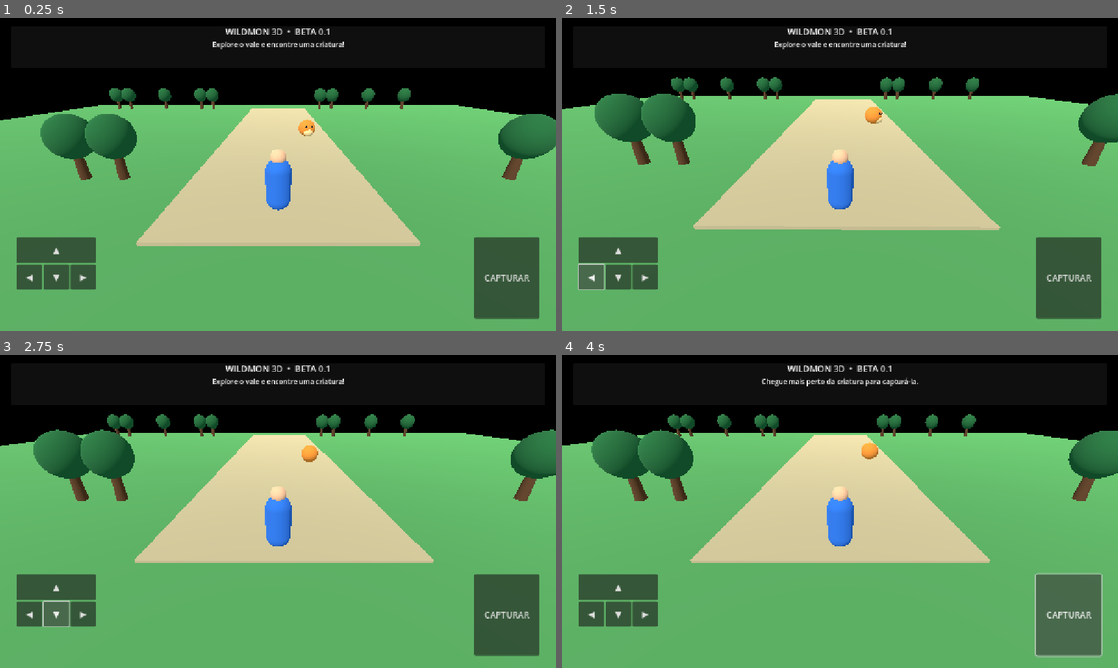
Above: before the commit, frames 1-4 (two rows, left to right).
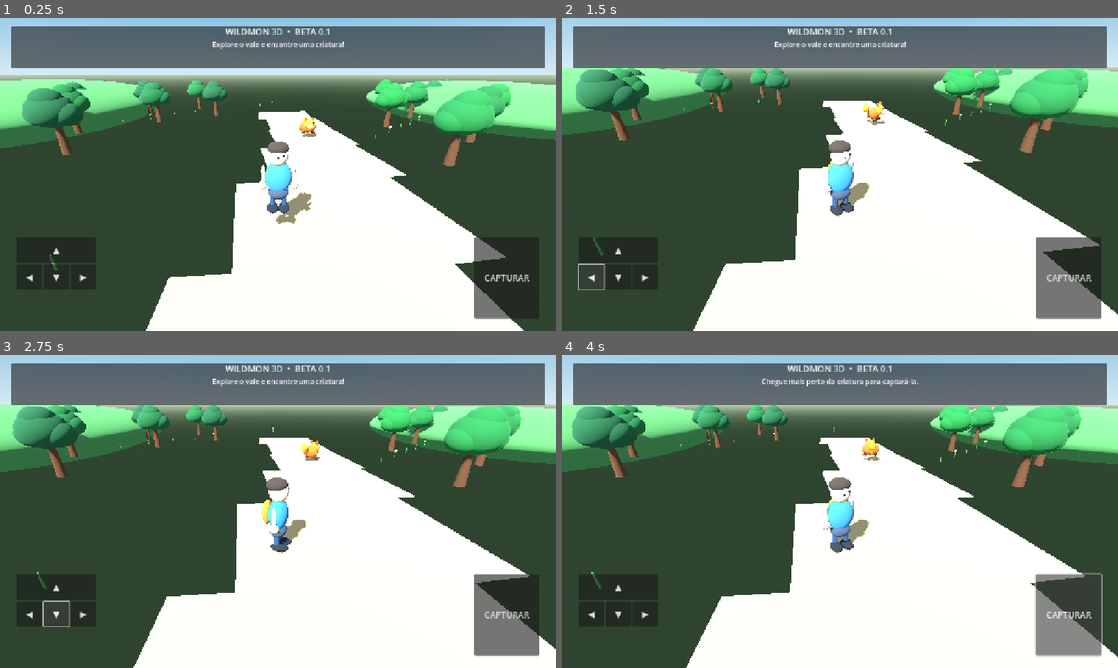
Above: after the commit, the same moments.

Repository: ealvim07-gif/wildmon-3d
Game: Godot game, scene res://scenes/main.tscn
The game is run twice, just before and just after one commit, with the same random seed, the same clock (stepped at 60 frames per second) and the same inputs.
Inputs:
- Up to frame 1 (0.25 s): no input
- Up to frame 2 (1.5 s): click "▲" at 0.5 s; click "◀" at 1.25 s
- Up to frame 3 (2.75 s): click "▼" at 2 s
- Up to frame 4 (4 s): click "▶" at 2.75 s; click "CAPTURAR" at 3.5 s

The runs differ from the first frame. In frame 1, 98% of the frame differs, in the area x 0-100%, y 0-100%; in frame 2, 98%; in frame 3, 98%; in frame 4, 98%.

Commit message:
Upgrade Wildmon 3D world, explorer and creature visuals

Diff:
--- a/scripts/game.gd
+++ b/scripts/game.gd
@@ -74,55 +74,142 @@
 	var world_env := WorldEnvironment.new()
 	var env := Environment.new()
 	env.background_mode = Environment.BG_SKY
-	env.sky = Sky.new()
+	var sky := Sky.new()
+	var sky_mat := ProceduralSkyMaterial.new()
+	sky_mat.sky_top_color = Color(0.20, 0.48, 0.72)
+	sky_mat.sky_horizon_color = Color(0.72, 0.84, 0.91)
+	sky_mat.ground_bottom_color = Color(0.16, 0.22, 0.16)
+	sky_mat.ground_horizon_color = Color(0.62, 0.70, 0.59)
+	sky.sky_material = sky_mat
+	env.sky = sky
 	env.ambient_light_source = Environment.AMBIENT_SOURCE_COLOR
-	env.ambient_light_color = Color(0.78, 0.86, 0.96)
-	env.ambient_light_energy = 0.8
+	env.ambient_light_color = Color(0.72, 0.82, 0.91)
+	env.ambient_light_energy = 0.9
+	env.tonemap_mode = Environment.TONE_MAPPER_FILMIC
 	world_env.environment = env
 	add_child(world_env)
 
 	var sun := DirectionalLight3D.new()
 	sun.rotation_degrees = Vector3(-48, -28, 0)
-	sun.light_energy = 1.15
+	sun.light_energy = 1.35
+	sun.shadow_enabled = true
+	sun.directional_shadow_max_distance = 55.0
 	add_child(sun)
 
-	_add_box(self, Vector3(0, -0.35, 0), Vector3(70, 0.5, 70), Color(0.30, 0.58, 0.30), true)
-	_add_box(self, Vector3(0, -0.05, -12), Vector3(9, 0.12, 34), Color(0.72, 0.66, 0.48), false)
-	for i in range(22):
-		var px := float((i * 17) % 54) - 27.0
-		var pz := float((i * 29) % 58) - 29.0
-		if abs(px) < 7.0 and pz < 8.0 and pz > -30.0:
+	var ground := MeshInstance3D.new()
+	var ground_mesh := PlaneMesh.new()
+	ground_mesh.size = Vector2(76, 76)
+	ground.mesh = ground_mesh
+	ground.rotation.x = -PI / 2.0
+	ground.position.y = -0.12
+	ground.material_override = _mat(Color(0.29, 0.48, 0.25))
+	add_child(ground)
+	var ground_body := StaticBody3D.new()
+	ground_body.position.y = -0.32
+	add_child(ground_body)
+	var ground_shape := CollisionShape3D.new()
+	var ground_box := BoxShape3D.new()
+	ground_box.size = Vector3(76, 0.5, 76)
+	ground_shape.shape = ground_box
+	ground_body.add_child(ground_shape)
+
+	# A winding sandy trail, made from several low, overlapping sections.
+	for i in range(7):
+		var trail := MeshInstance3D.new()
+		var trail_mesh := BoxMesh.new()
+		trail_mesh.size = Vector3(7.0 + sin(float(i)) * 1.0, 0.035, 6.2)
+		trail.mesh = trail_mesh
+		trail.position = Vector3(sin(float(i) * 0.48) * 2.8, -0.075, 15.0 - float(i) * 6.0)
+		trail.rotation.y = sin(float(i) * 0.48) * 0.18
+		trail.material_override = _mat(Color(0.66, 0.56, 0.39))
+		add_child(trail)
+
+	# Soft rolling hills frame the playable clearing.
+	for hill_data in [
+		[Vector3(-29, 1.1, -20), Vector3(12, 3.2, 18)],
+		[Vector3(29, 1.0, -26), Vector3(14, 3.0, 20)],
+		[Vector3(-28, 0.8, 24), Vector3(15, 2.7, 17)],
+		[Vector3(28, 0.9, 22), Vector3(16, 3.0, 18)]
+	]:
+		var hill := MeshInstance3D.new()
+		var hill_mesh := SphereMesh.new()
+		hill_mesh.radius = 1.0
+		hill_mesh.height = 2.0
+		hill.mesh = hill_mesh
+		hill.position = hill_data[0]
+		hill.scale = hill_data[1]
+		hill.material_override = _mat(Color(0.25, 0.43, 0.24))
+		add_child(hill)
+
+	for i in range(38):
+		var px := float((i * 17) % 62) - 31.0
+		var pz := float((i * 29) % 66) - 33.0
+		if abs(px) < 8.0 and pz < 10.0 and pz > -32.0:
 			continue
 		_add_tree(Vector3(px, 0, pz))
+	for i in range(55):
+		var px := float((i * 13) % 64) - 32.0
+		var pz := float((i * 19) % 64) - 32.0
+		if abs(px) < 6.0 and pz < 10.0 and pz > -28.0:
+			continue
+		_add_plant(Vector3(px, 0, pz), i)
 
 func _add_tree(pos: Vector3) -> void:
 	var trunk := MeshInstance3D.new()
 	var trunk_mesh := CylinderMesh.new()
-	trunk_mesh.top_radius = 0.18
-	trunk_mesh.bottom_radius = 0.25
-	trunk_mesh.height = 1.7
+	trunk_mesh.top_radius = 0.16
+	trunk_mesh.bottom_radius = 0.28
+	trunk_mesh.height = 2.2
 	trunk.mesh = trunk_mesh
-	trunk.position = pos + Vector3(0, 0.85, 0)
-	trunk.material_override = _mat(Color(0.34, 0.22, 0.12))
+	trunk.position = pos + Vector3(0, 1.1, 0)
+	trunk.material_override = _mat(Color(0.30, 0.19, 0.11))
 	add_child(trunk)
-	var trunk_body := StaticBody3D.new()
-	trunk_body.position = pos + Vector3(0, 0.85, 0)
-	add_child(trunk_body)
-	var trunk_collision := CollisionShape3D.new()
-	var trunk_shape := CylinderShape3D.new()
-	trunk_shape.radius = 0.25
-	trunk_shape.height = 1.7
-	trunk_collision.shape = trunk_shape
-	trunk_body.add_child(trunk_collision)
-	var crown := MeshInstance3D.new()
-	var crown_mesh := SphereMesh.new()
-	crown_mesh.radius = 1.0
-	crown_mesh.height = 1.8
-	crown.mesh = crown_mesh
-	crown.scale = Vector3(1.0, 1.2, 1.0)
-	crown.position = pos + Vector3(0, 2.2, 0)
-	crown.material_override = _mat(Color(0.12, 0.38, 0.19))
-	add_child(crown)
+	var body := StaticBody3D.new()
+	body.position = pos + Vector3(0, 1.0, 0)
+	add_child(body)
+	var collision := CollisionShape3D.new()
+	var shape := CylinderShape3D.new()
+	shape.radius = 0.32
+	shape.height = 2.0
+	collision.shape = shape
+	body.add_child(collision)
+
+	for crown_data in [
+		[Vector3(0, 2.8, 0), 1.25],
+		[Vector3(-0.62, 2.55, 0.08), 0.86],
+		[Vector3(0.62, 2.58, -0.10), 0.92],
+		[Vector3(0.05, 3.42, 0.12), 0.84]
+	]:
+		var crown := MeshInstance3D.new()
+		var crown_mesh := SphereMesh.new()
+		crown_mesh.radius = 1.0
+		crown_mesh.height = 1.8
+		crown.mesh = crown_mesh
+		crown.position = pos + crown_data[0]
+		crown.scale = Vector3(crown_data[1], crown_data[1] * 0.92, crown_data[1])
+		crown.material_override = _mat(Color(0.13, 0.34 + float(int(pos.x * 10.0) % 3) * 0.025, 0.18))
+		add_child(crown)
+
+func _add_plant(pos: Vector3, seed: int) -> void:
+	var stem := MeshInstance3D.new()
+	var stem_mesh := CylinderMesh.new()
+	stem_mesh.top_radius = 0.025
+	stem_mesh.bottom_radius = 0.045
+	stem_mesh.height = 0.48
+	stem.mesh = stem_mesh
+	stem.position = pos + Vector3(0, 0.24, 0)
+	stem.material_override = _mat(Color(0.20, 0.38, 0.16))
+	add_child(stem)
+	if seed % 3 == 0:
+		var flower := MeshInstance3D.new()
+		var flower_mesh := SphereMesh.new()
+		flower_mesh.radius = 0.13
+		flower_mesh.height = 0.18
+		flower.mesh = flower_mesh
+		flower.position = pos + Vector3(0, 0.52, 0)
+		flower.material_override = _mat([Color(0.95, 0.72, 0.30), Color(0.92, 0.54, 0.62), Color(0.92, 0.88, 0.70)][seed % 3])
+		add_child(flower)
+
 
 func _build_player() -> void:
 	player = CharacterBody3D.new()
@@ -130,63 +217,58 @@
 	add_child(player)
 	var body := CollisionShape3D.new()
 	var capsule := CapsuleShape3D.new()
-	capsule.radius = 0.42
-	capsule.height = 1.8
+	capsule.radius = 0.38
+	capsule.height = 1.75
 	body.shape = capsule
-	body.position.y = 0.9
+	body.position.y = 0.88
 	player.add_child(body)
-	var model := MeshInstance3D.new()
-	var mesh := CapsuleMesh.new()
-	mesh.radius = 0.42
-	mesh.height = 1.8
-	model.mesh = mesh
-	model.position.y = 0.9
-	model.material_override = _mat(Color(0.16, 0.42, 0.78))
-	player.add_child(model)
-	var head := MeshInstance3D.new()
-	var head_mesh := SphereMesh.new()
-	head_mesh.radius = 0.25
-	head_mesh.height = 0.5
-	head.mesh = head_mesh
-	head.position = Vector3(0, 1.85, 0)
-	head.material_override = _mat(Color(0.95, 0.72, 0.53))
-	player.add_child(head)
+
+	# Stylized explorer silhouette with layered clothing and a small field backpack.
+	_add_sphere_part(player, Vector3(0, 1.18, 0), Vector3(0.43, 0.54, 0.30), Color(0.20, 0.43, 0.62))
+	_add_sphere_part(player, Vector3(0, 1.92, 0.015), Vector3(0.31, 0.34, 0.30), Color(0.88, 0.66, 0.49))
+	_add_sphere_part(player, Vector3(0, 2.12, -0.035), Vector3(0.33, 0.20, 0.32), Color(0.22, 0.18, 0.15))
+	_add_sphere_part(player, Vector3(0, 0.63, 0), Vector3(0.34, 0.22, 0.27), Color(0.22, 0.25, 0.31))
+	_add_sphere_part(player, Vector3(0, 1.22, -0.34), Vector3(0.30, 0.40, 0.18), Color(0.78, 0.42, 0.16))
+	for side in [-1.0, 1.0]:
+		_add_capsule_part(player, Vector3(side * 0.48, 1.18, 0), Vector3(0.13, 0.40, 0.13), Color(0.88, 0.66, 0.49))
+		_add_sphere_part(player, Vector3(side * 0.49, 0.91, 0.02), Vector3(0.14, 0.14, 0.14), Color(0.88, 0.66, 0.49))
+		_add_capsule_part(player, Vector3(side * 0.19, 0.32, 0), Vector3(0.16, 0.42, 0.17), Color(0.16, 0.24, 0.34))
+		_add_sphere_part(player, Vector3(side * 0.19, 0.10, 0.10), Vector3(0.19, 0.11, 0.29), Color(0.12, 0.13, 0.15))
+	_add_sphere_part(player, Vector3(0, 1.91, 0.29), Vector3(0.045, 0.045, 0.035), Color(0.12, 0.12, 0.13))
+	_add_sphere_part(player, Vector3(0.17, 1.97, 0.27), Vector3(0.035, 0.045, 0.025), Color(0.10, 0.10, 0.11))
 
 	camera = Camera3D.new()
 	camera.current = true
-	camera.fov = 70
+	camera.fov = 68
 	add_child(camera)
-	camera.global_position = Vector3(0, 4, 11)
+	camera.global_position = Vector3(0, 4.2, 11.5)
 	camera.look_at(Vector3(0, 1, 0))
+
 
 func _build_creature() -> void:
 	creature = Node3D.new()
-	creature.position = Vector3(2.5, 0.75, -9)
+	creature.position = Vector3(2.5, 0.72, -9)
 	add_child(creature)
-	var core := MeshInstance3D.new()
-	var sphere := SphereMesh.new()
-	sphere.radius = 0.72
-	sphere.height = 1.4
-	core.mesh = sphere
-	core.material_override = _mat(Color(0.95, 0.55, 0.18))
-	creature.add_child(core)
-	var belly := MeshInstance3D.new()
-	var belly_mesh := SphereMesh.new()
-	belly_mesh.radius = 0.43
-	belly_mesh.height = 0.8
-	belly.mesh = belly_mesh
-	belly.position = Vector3(0, -0.25, 0.38)
-	belly.material_override = _mat(Color(1.0, 0.84, 0.54))
-	creature.add_child(belly)
+	# Brasafofo: a small fox-like fire creature with a curled flame tail.
+	_add_sphere_part(creature, Vector3(0, 0.02, 0), Vector3(0.72, 0.48, 0.43), Color(0.91, 0.35, 0.12))
+	_add_sphere_part(creature, Vector3(0, 0.32, 0.37), Vector3(0.43, 0.40, 0.39), Color(0.98, 0.48, 0.16))
+	_add_sphere_part(creature, Vector3(0, 0.12, 0.66), Vector3(0.27, 0.20, 0.16), Color(1.0, 0.83, 0.55))
 	for side in [-1.0, 1.0]:
-		var eye := MeshInstance3D.new()
-		var eye_mesh := SphereMesh.new()
-		eye_mesh.radius = 0.09
-		eye_mesh.height = 0.18
-		eye.mesh = eye_mesh
-		eye.position = Vector3(side * 0.25, 0.18, 0.61)
-		eye.material_override = _mat(Color(0.08, 0.08, 0.10))
-		creature.add_child(eye)
+		var ear := MeshInstance3D.new()
+		var ear_mesh := PrismMesh.new()
+		ear_mesh.size = Vector3(0.25, 0.42, 0.18)
+		ear.mesh = ear_mesh
+		ear.position = Vector3(side * 0.27, 0.68, 0.34)
+		ear.rotation.z = side * -0.18
+		ear.material_override = _mat(Color(0.86, 0.27, 0.10))
+		creature.add_child(ear)
+		_add_sphere_part(creature, Vector3(side * 0.19, 0.39, 0.69), Vector3(0.055, 0.075, 0.035), Color(0.08, 0.07, 0.07))
+		_add_capsule_part(creature, Vector3(side * 0.43, -0.31, 0.12), Vector3(0.14, 0.28, 0.14), Color(0.83, 0.29, 0.10))
+		_add_sphere_part(creature, Vector3(side * 0.43, -0.47, 0.19), Vector3(0.17, 0.10, 0.21), Color(0.26, 0.16, 0.12))
+	_add_capsule_part(creature, Vector3(0, 0.05, -0.55), Vector3(0.16, 0.48, 0.16), Color(0.91, 0.35, 0.12))
+	_add_sphere_part(creature, Vector3(0, 0.40, -0.76), Vector3(0.25, 0.32, 0.22), Color(1.0, 0.65, 0.12))
+	_add_sphere_part(creature, Vector3(0, 0.48, -0.82), Vector3(0.15, 0.22, 0.14), Color(1.0, 0.88, 0.30))
+
 
 func _build_ui() -> void:
 	var layer := CanvasLayer.new()
@@ -273,6 +355,28 @@
 	if status_label:
 		status_label.text = message
 
+func _add_sphere_part(parent: Node3D, pos: Vector3, size: Vector3, color: Color) -> void:
+	var part := MeshInstance3D.new()
+	var mesh := SphereMesh.new()
+	mesh.radius = 1.0
+	mesh.height = 2.0
+	part.mesh = mesh
+	part.position = pos
+	part.scale = size
+	part.material_override = _mat(color)
+	parent.add_child(part)
+
+func _add_capsule_part(parent: Node3D, pos: Vector3, size: Vector3, color: Color) -> void:
+	var part := MeshInstance3D.new()
+	var mesh := CapsuleMesh.new()
+	mesh.radius = 0.5
+	mesh.height = 2.0
+	part.mesh = mesh
+	part.position = pos
+	part.scale = size
+	part.material_override = _mat(color)
+	parent.add_child(part)
+
 func _mat(color: Color) -> StandardMaterial3D:
 	var material := StandardMaterial3D.new()
 	material.albedo_color = color
